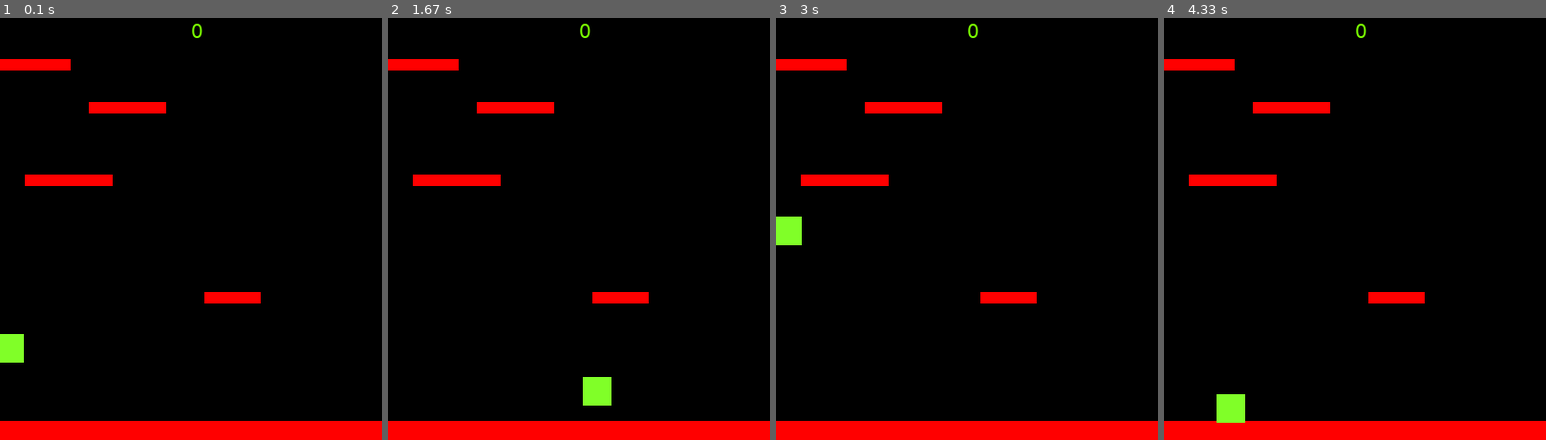
Above: before the commit, frames 1-4 (left to right).
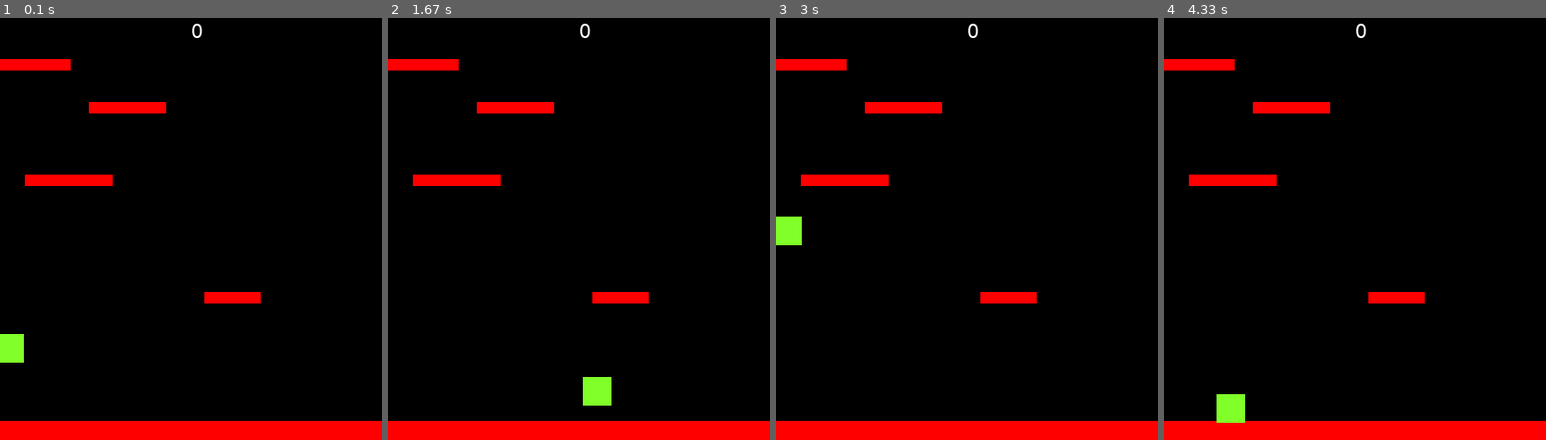
Above: after the commit, the same moments.

Repository: turtledude16/pyGame-Platformer
Game: pygame game, started from gamemain.py
Same seed, same stepped clock (60 frames per second), same inputs: the game is played once before the commit and once after it.
Inputs:
- Up to frame 1 (0.1 s): no input
- Up to frame 2 (1.67 s): hold Right 0.33-0.8 s; hold Up 0.83-1.13 s; hold Right 1.17-1.63 s
- Up to frame 3 (3 s): hold Left 1.67-2.2 s; hold Left 2.23-2.63 s; hold Up from 2.67 s (still down)
- Up to frame 4 (4.33 s): release Up at 3.03 s; hold Right 3.07-3.7 s; hold Left 3.73-4.2 s; hold Right from 4.23 s (still down)

The runs differ from the first frame. In frame 1, less than 0.1% of the frame differs, in the area x 50-53%, y 1-5%; in frame 2, less than 0.1%; in frame 3, less than 0.1%; in frame 4, less than 0.1%.

Commit message:
changed font color

Diff:
--- a/gamemain.py
+++ b/gamemain.py
@@ -175,7 +175,7 @@
         entity.move()
 
     f = pygame.font.SysFont("Verdana", 20)
-    g = f.render(str(P1.score), True, (123, 255, 0))
+    g = f.render(str(P1.score), True, (255, 255, 255))
     displaysurface.blit(g, (WIDTH/2, 10))
 
     pygame.display.update()
